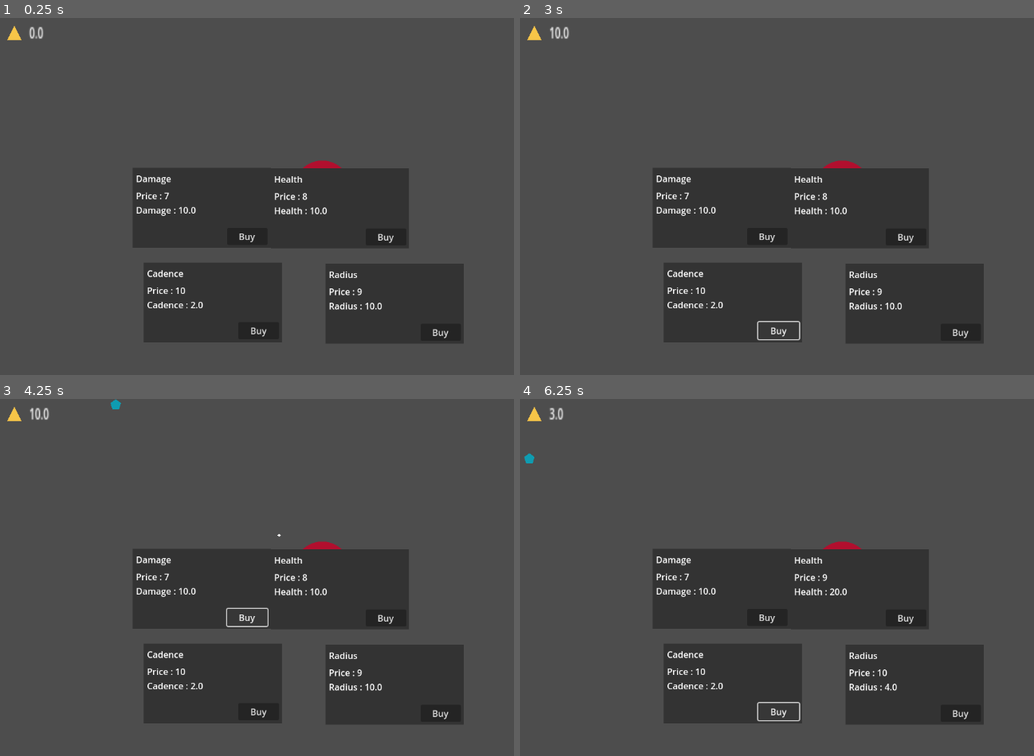
Above: before the commit, frames 1-4 (two rows, left to right).
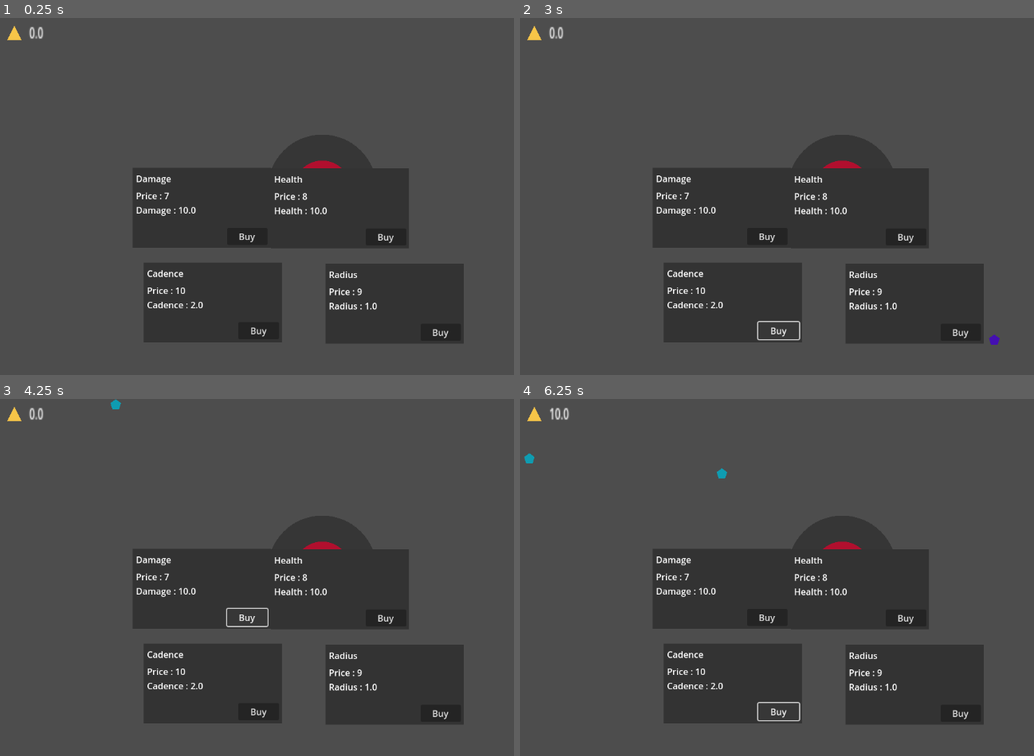
Above: after the commit, the same moments.

Repository: jakubaszcz/Prototype-Evil-Tower
Game: Godot game, scene res://Components/Scenes/Game.tscn
The game is run twice, just before and just after one commit, with the same random seed, the same clock (stepped at 60 frames per second) and the same inputs.
Inputs:
- Up to frame 1 (0.25 s): no input
- Up to frame 2 (3 s): click "Buy" at 0.5 s; click "Buy" at 1.25 s; click "Buy" at 2 s; click "Buy" at 2.75 s
- Up to frame 3 (4.25 s): click "Buy" at 3.5 s
- Up to frame 4 (6.25 s): click "Buy" at 4.25 s; click "Buy" at 5 s; click "Buy" at 5.75 s

The runs differ from the first frame. In frame 1, less than 0.1% of the frame differs, in the area x 71-75%, y 79-82%; in frame 2, 0.2%; in frame 3, 0.1%; in frame 4, 0.2%, in the area x 5-72%, y 2-82%.

Commit message:
[PET] Show The Radius in Game

Diff:
--- a/Components/Entities/Player.tscn
+++ b/Components/Entities/Player.tscn
@@ -5,7 +5,7 @@
 [ext_resource type="Texture2D" uid="uid://b4r1qtgxqrucc" path="res://Assets/Tower/Main_Tower.png" id="3_465md"]
 
 [sub_resource type="CircleShape2D" id="CircleShape2D_oo1nr"]
-radius = 178.0702
+radius = 98.4124
 
 [sub_resource type="CircleShape2D" id="CircleShape2D_465md"]
 radius = 54.451813
--- a/Scripts/Entities/Player.gd
+++ b/Scripts/Entities/Player.gd
@@ -10,10 +10,20 @@
 @export var cooldown : Timer
 @export var trigger_collider : CollisionShape2D
 
-func _ready():
+@onready var shape: CollisionShape2D = $RadiusArea/CollisonArea
+
+func _ready() -> void:
 	cooldown.wait_time = Game.game_cadence
-	trigger_collider.scale.x = Game.game_radius
-	trigger_collider.scale.y = Game.game_radius
+
+	trigger_collider.scale = Vector2(Game.game_radius, Game.game_radius)
+
+func _draw() -> void:
+	if shape.shape is CircleShape2D:
+		var r = shape.shape.radius * trigger_collider.scale.x
+		draw_circle(Vector2.ZERO, r, Color(0.0, 0.0, 0.0, 0.3))
+	elif shape.shape is RectangleShape2D:
+		var ext = shape.shape.extents * trigger_collider.scale
+		draw_rect(Rect2(-ext, ext * 2.0), Color(0.0, 0.0, 0.0, 0.3), true)
 
 func _physics_process(_delta: float) -> void:
 	if not can_shoot: return
--- a/Scripts/Game.gd
+++ b/Scripts/Game.gd
@@ -3,7 +3,7 @@
 # Start Coin
 var game_coin : float = 0 + Global.start_coin
 var game_health : float = 10 + Global.abilities_health
-var game_radius : float = 10.0 + Global.abilities_radius
+var game_radius : float = 1.0 + Global.abilities_radius
 var game_cadence : float = 2.0 + Global.abilities_cadence
 var game_damage : float = 10.0 + Global.abilities_attack
 
